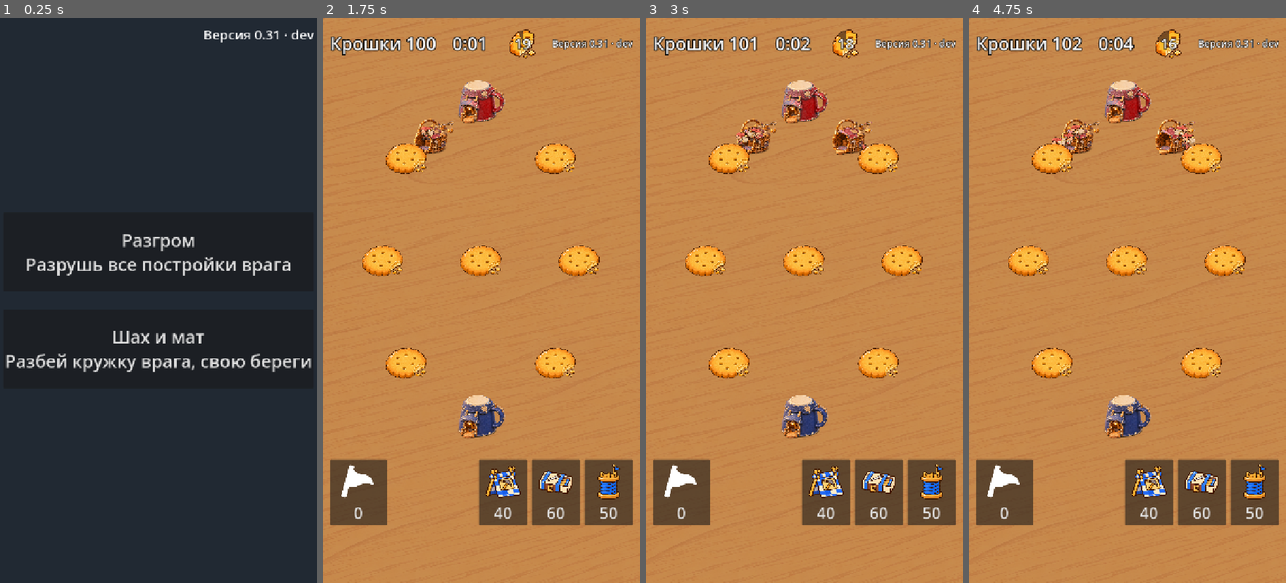
Above: before the commit, frames 1-4 (left to right).
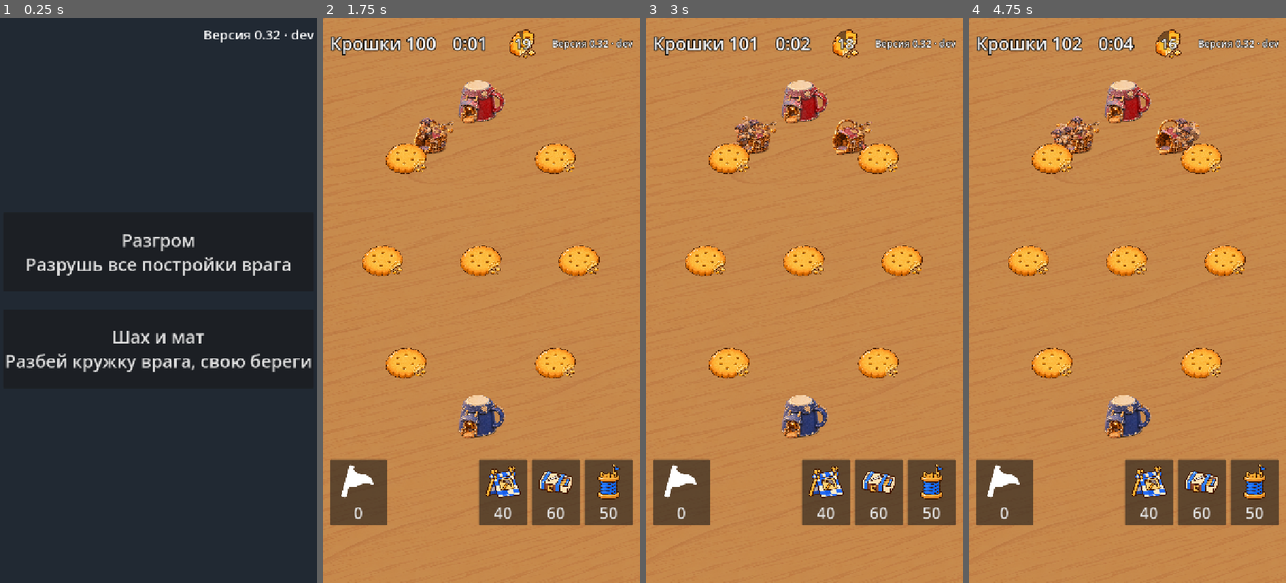
Above: after the commit, the same moments.

Repository: fishert2812/strategy-2d
Game: Godot game, scene res://scenes/main.tscn
Same seed, same stepped clock (60 frames per second), same inputs: the game is played once before the commit and once after it.
Inputs (mouse positions are in pixels of both pictures, inside the frame that each line leads up to):
- Up to frame 1 (0.25 s): no input
- Up to frame 2 (1.75 s): click "Разгром Разрушь все постройки…" at 0.5 s; tap Enter at 1.25 s; move the mouse to (551, 272) at 1.27 s; click (551, 272) at 1.42 s
- Up to frame 3 (3 s): drag from (741, 328) to (788, 413) at 2.02 s; move the mouse to (836, 176) at 2.77 s; click (836, 176) at 2.92 s
- Up to frame 4 (4.75 s): drag from (1111, 413) to (1032, 215) at 3.52 s; move the mouse to (1222, 385) at 4.27 s; click (1222, 385) at 4.42 s

The runs differ from the first frame. In frame 1, less than 0.1% of the frame differs, in the area x 86-89%, y 2-4%; in frame 2, 0.2%; in frame 3, 0.3%; in frame 4, 0.6%, in the area x 25-90%, y 3-23%.

Commit message:
Носильщик Романа: шаг налегке и с полным мешком, красный перекраской
Co-Authored-By: Claude Opus 5.5 <noreply@anthropic.com>
Claude-Session: https://claude.ai/code/session_019VbyzJ8W3QpPGzTEiFrfae

Diff:
--- a/data/look.json
+++ b/data/look.json
@@ -21,9 +21,15 @@
     "files": ["nk_barracks_blue", "nk_barracks_red"],
     "width": 140
   },
+  "_carrier": "Носильщик Романа: 0–7 шаг налегке (лист кадров, tools/art/sheet_frames.py), 8–15 шаг с полным мешком (пакет «Ночь на кухне»). runs — шаг по походке из motion.gait.",
   "carrier": {
-    "files": ["porter_blue", "porter_red"],
-    "width": 56,
+    "files": ["nk_porter_blue_00", "nk_porter_red_00"],
+    "frames": [
+      ["nk_porter_blue_00", "nk_porter_blue_01", "nk_porter_blue_02", "nk_porter_blue_03", "nk_porter_blue_04", "nk_porter_blue_05", "nk_porter_blue_06", "nk_porter_blue_07", "nk_porter_blue_08", "nk_porter_blue_09", "nk_porter_blue_10", "nk_porter_blue_11", "nk_porter_blue_12", "nk_porter_blue_13", "nk_porter_blue_14", "nk_porter_blue_15"],
+      ["nk_porter_red_00", "nk_porter_red_01", "nk_porter_red_02", "nk_porter_red_03", "nk_porter_red_04", "nk_porter_red_05", "nk_porter_red_06", "nk_porter_red_07", "nk_porter_red_08", "nk_porter_red_09", "nk_porter_red_10", "nk_porter_red_11", "nk_porter_red_12", "nk_porter_red_13", "nk_porter_red_14", "nk_porter_red_15"]
+    ],
+    "pose": {"run": [0, 1, 2, 3, 4, 5, 6, 7], "runs": {"carrier_loaded": [8, 9, 10, 11, 12, 13, 14, 15]}, "stride": 6, "stand": 0},
+    "width": 84,
     "anchor": [0.5, 0.8672]
   },
   "_warrior": "Воин из раскадровки Романа «Ночь на кухне» (tools/art/pack_import.py). files — стойка; frames — все кадр …(245 unchanged characters)…
@@ -70,8 +76,8 @@
   "_motion": "Движения готовых картинок, в точках поля. gait: hop — высота прыжка, rate — прыжков в секунду, squash — с …(183 unchanged characters)…
   "motion": {
     "gait": {
-      "carrier": {"hop": 7, "rate": 3.6, "squash": 0.14, "sway": 5},
-      "carrier_loaded": {"hop": 2, "rate": 2.0, "squash": 0.06, "sway": 10},
+      "carrier": {"hop": 0, "rate": 3.6, "squash": 0.0, "sway": 0},
+      "carrier_loaded": {"hop": 0, "rate": 2.0, "squash": 0.0, "sway": 0},
       "warrior": {"hop": 0, "rate": 2.6, "squash": 0.0, "sway": 0},
       "fidget": {"hop": 2, "rate": 0.8, "squash": 0.05, "sway": 3}
     },
--- a/data/version.json
+++ b/data/version.json
@@ -1,3 +1,3 @@
 {
-	"number": "0.31"
+	"number": "0.32"
 }
--- a/scripts/motion.gd
+++ b/scripts/motion.gd
@@ -29,7 +29,7 @@
 	s.set_meta("blow", -1.0)
 
 
-func _pose(s: Sprite2D, moved: float) -> void:
+func _pose(s: Sprite2D, moved: float, gait: String) -> void:
 	if not s.has_meta("frames"):
 		return
 	var p: Dictionary = s.get_meta("pose")
@@ -40,13 +40,15 @@
 	elif moved > 0.01:
 		var d: float = s.get_meta("dist") + moved
 		s.set_meta("dist", d)
-		i = p.run[int(d / p.stride) % p.run.size()]
+		# С грузом свой шаг (носильщик с полным мешком), иначе обычный.
+		var run: Array = p.get("runs", {}).get(gait, p.run)
+		i = run[int(d / p.stride) % run.size()]
 	s.texture = s.get_meta("frames")[i]
 
 
 ## Шаг вприпрыжку: прыжок, приземление со сплющиванием, покачивание. moved — путь за кадр.
 func walk(s: Sprite2D, gait: String, moved: float, dt: float) -> void:
-	_pose(s, 0.0 if gait == "fidget" else moved)
+	_pose(s, 0.0 if gait == "fidget" else moved, gait)
 	var g: Dictionary = cfg.gait[gait]
 	var ph: float = s.get_meta("phase")
 	ph = ph + dt * g.rate if moved > 0.01 else move_toward(ph, roundf(ph), dt * 4.0)
--- /dev/null
+++ b/tests/test_porter_look.gd
@@ -0,0 +1,35 @@
+extends RefCounted
+## Носильщик Романа: налегке идёт с маленькой котомкой, с добычей — с полным мешком, оба шагают.
+
+const DT := 0.05
+
+
+## Игрок видит, кто несёт крошки домой, а кто идёт за ними: полный мешок только у того, кто несёт.
+func test_porter_carries_sack_only_when_loaded() -> String:
+	var battle: Control = load("res://scenes/battle.tscn").instantiate()
+	(Engine.get_main_loop() as SceneTree).root.add_child(battle)
+	var sim: Sim = battle.sim
+	sim.gold = [200, 200]
+	var c := sim.build(Sim.PLAYER, "camp", Vector2(250, 830))
+	sim.set_path(c, Vector2(170, 760))
+	var pose: Dictionary = battle.look.carrier.pose
+	var light := {}
+	var heavy := {}
+	var wrong := ""
+	while sim.time < 40 and wrong == "":
+		battle._process(DT)
+		for u in sim.units:
+			if u.kind != "carrier":
+				continue
+			var s: Sprite2D = battle.sprite_of(u.id)
+			var i: int = s.get_meta("frames").find(s.texture)
+			var loaded: bool = u.get("carry", 0.0) > 0
+			if loaded != (float(i) in pose.runs.carrier_loaded) and i != int(pose.stand):
+				wrong = "носильщик %s, а кадр %d" % ["с грузом" if loaded else "пустой", i]
+			(heavy if loaded else light)[i] = true
+	battle.free()
+	if wrong != "":
+		return wrong
+	if light.size() < 3 or heavy.size() < 3:
+		return "мало шагов: налегке %d кадров, с мешком %d" % [light.size(), heavy.size()]
+	return ""
--- a/tests/test_touch.gd
+++ b/tests/test_touch.gd
@@ -151,6 +151,6 @@
 ## не дают заминку кадра в браузере (было 110–160 мс).
 func test_pictures_loaded_before_play() -> String:
 	var battle: Control = await _battle(Vector2i(720, 1281))
-	var missing := ["nk_warrior_blue_00", "nk_warrior_red_10", "nk_barracks_blue", "tower_archer_blue", "porter_red"].filter(func(f): return not ResourceLoader.has_cached(battle.look.dir + f + ".png"))
+	var missing := ["nk_warrior_blue_00", "nk_warrior_red_10", "nk_barracks_blue", "tower_archer_blue", "nk_porter_red_15"].filter(func(f): return not ResourceLoader.has_cached(battle.look.dir + f + ".png"))
 	battle.get_parent().free()
 	return "" if missing.is_empty() else "не загружены заранее: %s" % [missing]
Binary file added: art/table/nk_porter_blue_00.png
Not shown, added: art/table/nk_porter_blue_00.png.import
Binary file added: art/table/nk_porter_blue_01.png
Not shown, added: art/table/nk_porter_blue_01.png.import
Binary file added: art/table/nk_porter_blue_02.png
Not shown, added: art/table/nk_porter_blue_02.png.import
Binary file added: art/table/nk_porter_blue_03.png
Not shown, added: art/table/nk_porter_blue_03.png.import
Binary file added: art/table/nk_porter_blue_04.png
Not shown, changed: art/table/nk_porter_blue_04.png.import
Binary file added: art/table/nk_porter_blue_05.png
Not shown, added: art/table/nk_porter_blue_05.png.import
(and 57 more such lines)
